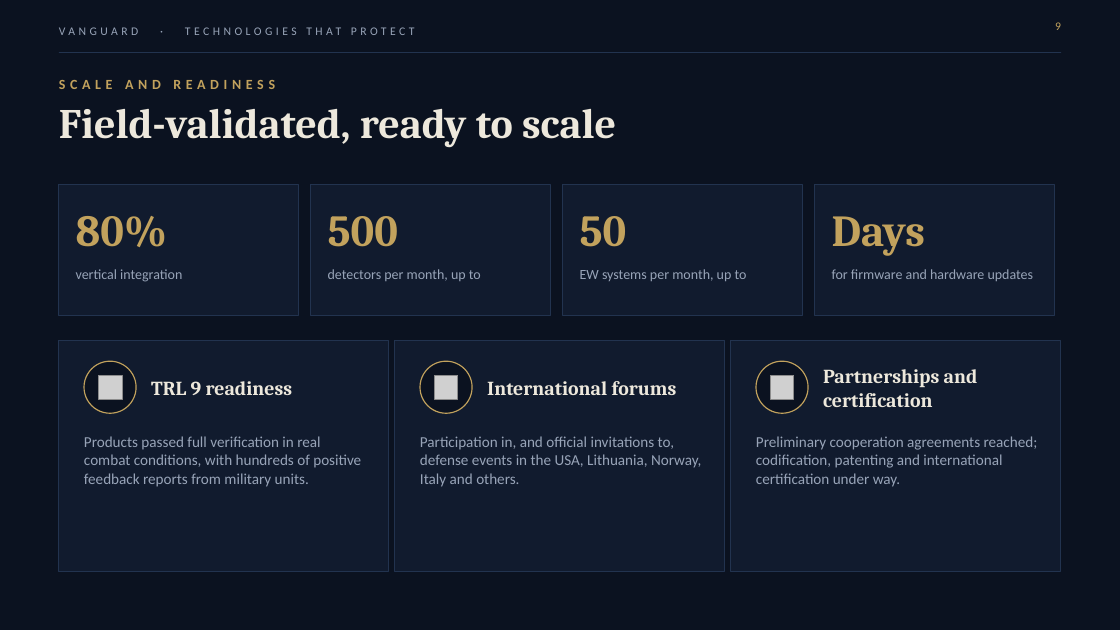
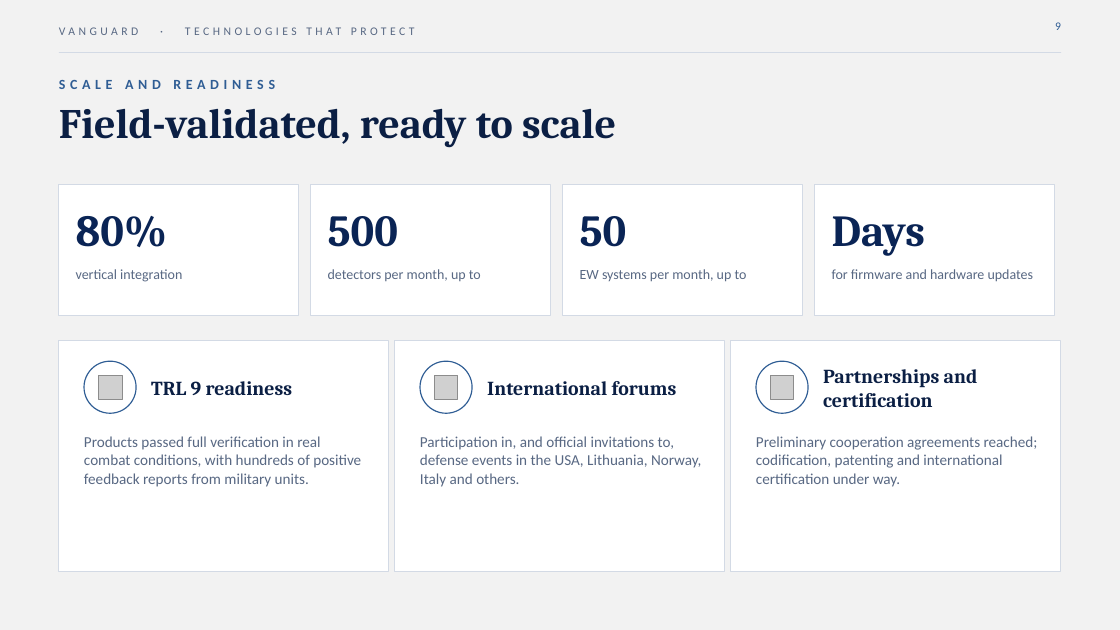
Before and after one commit to Orangepranik/presentation-vanguard, a slide deck: slide 9 of Vanguard_Investor_Presentation_Norway.pptx. Drawn at 1120x630 pixels with LibreOffice and Linux fonts; fonts in the diff are those of the drawing; grey boxes stand for pictures; background and template pictures are left out. Boxes give left, top, right and bottom in pixels: in the first picture for what was removed or moved away, otherwise in the second. Text is boxed around its words. In the diff, an @@ line names an element or a change of style, - is before the commit and + after.

```diff
--- a/Vanguard_Investor_Presentation_Norway.pptx
+++ b/Vanguard_Investor_Presentation_Norway.pptx
@@ background #0B1220 to #F2F2F2 @@
@@ text colour #98A4B8 to #586883 in 8 elements at bbox=[76, 269, 182, 282], bbox=[328, 269, 481, 281], bbox=[580, 269, 747, 282], bbox=[832, 269, 1034, 281], bbox=[84, 436, 361, 487], bbox=[420, 436, 701, 487], bbox=[756, 436, 1038, 487], bbox=[59, 27, 138, 35] @@
@@ page number at bbox=[1055, 22, 1061, 30]: text colour #C2A25D to #2F5D94 @@
@@ rectangle at bbox=[59, 52, 1061, 53]: fill #22334F to #D3DAE5 @@
@@ text "SCALE AND READINESS" at bbox=[59, 80, 275, 89]: text colour #C2A25D to #2F5D94 @@
@@ text colour #C2A25D to #0A2455 in 4 elements at bbox=[76, 216, 168, 247], bbox=[328, 216, 398, 247], bbox=[580, 216, 627, 247], bbox=[832, 216, 925, 256] @@
@@ fill #111B2E to #FFFFFF; outline #22334F 0.75 pt to #D3DAE5 0.75 pt in 7 elements at bbox=[59, 185, 298, 315], bbox=[311, 185, 550, 315], bbox=[563, 185, 802, 315], bbox=[815, 185, 1054, 315], bbox=[59, 340, 389, 571], bbox=[395, 340, 725, 571], bbox=[731, 340, 1061, 571] @@
@@ fill #0B1220 to #FFFFFF; outline #C2A25D 1 pt to #2F5D94 1 pt in 3 elements at bbox=[84, 361, 136, 413], bbox=[420, 361, 472, 413], bbox=[756, 361, 808, 413] @@
@@ text colour #EDE8DC to #0B1F44 in 4 elements at bbox=[59, 109, 616, 148], bbox=[151, 381, 293, 395], bbox=[487, 381, 677, 395], bbox=[823, 369, 978, 407] @@
```
Also in this commit, not shown: 10 other slides changed, 9 other files.
